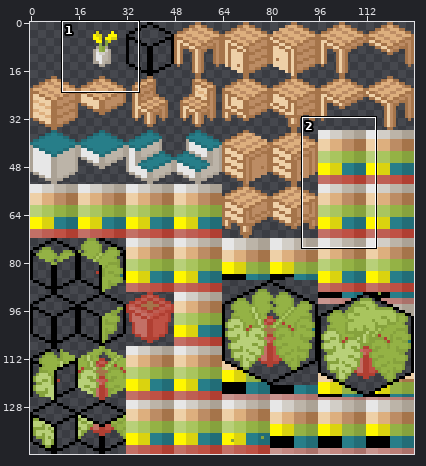
Two versions of one sprite sheet, assets/spritesheet.png. Above, an overview of the earlier version with the close-up marked.
Close-up. Earlier state:
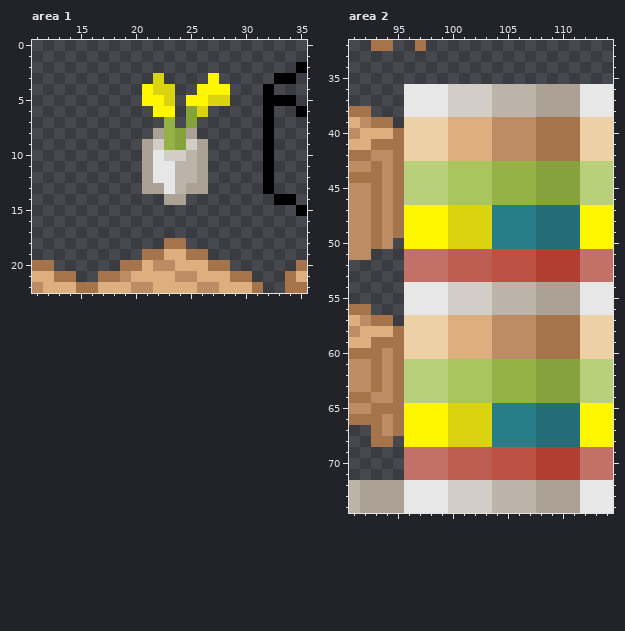
The file is 128x144 pixels. Shown: area 1: x 11..35, y 0..22; area 2: x 91..114, y 32..74. The commit also changed other parts of the picture, which this record leaves out.
The same view after the edit:
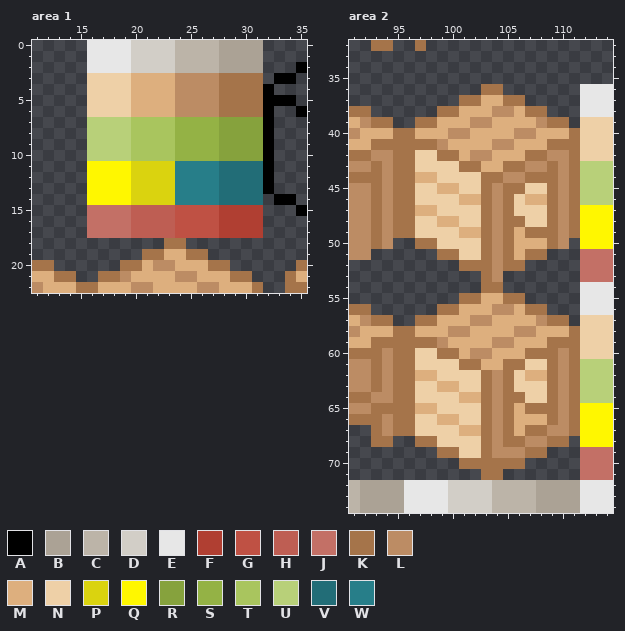
Palette (. is transparent): A #000000  B #aba295  C #bcb4a8  D #d2cec7  E #e7e7e7  F #b03f32  G #bf5144  H #be5e53  J #c37066  K #a5744a  L #bc8c64  M #ddaf7e  N #eed0a7  P #dad30f  Q #fff700  R #86a23d  S #94b245  T #a9c55e  U #b8d079  V #226d77  W #277e89
Difference:
Changed rows in their new state; - is an unchanged pixel.
Area 1:
first column x 16:
 0 EEEEDDDDCCCCBBBB
 1 EEEEDDDDCCCCBBBB
 2 EEEEDDDDCCCCBBBB
 3 NNNNMMMMLLLLKKKK
 4 NNNNMMMMLLLLKKKK
 5 NNNNMMMMLLLLKKKK
 6 NNNNMMMMLLLLKKKK
 7 UUUUTTTTSSSSRRRR
 8 UUUUTTTTSSSSRRRR
 9 UUUUTTTTSSSSRRRR
10 UUUUTTTTSSSSRRRR
11 QQQQPPPPWWWWVVVV
12 QQQQPPPPWWWWVVVV
13 QQQQPPPPWWWWVVVV
14 QQQQPPPPWWWWVVVV
15 JJJJHHHHGGGGFFFF
16 JJJJHHHHGGGGFFFF
17 JJJJHHHHGGGGFFFF
Area 2:
first column x 96:
36 .......KK.......
37 .....KKMMKK.....
38 ...KKMMMLLMKK...
39 .KKM--LLMMMML--.
40 KMMMLL--MM--MMM-
41 KKKL------MMM---
42 K--KK-LLMMMK-LL-
43 KNNNNKKMMKKLLKLK
44 KMMNNNNKKLLKKKLK
45 KNNMMNNKLKKNNKLK
46 KNNNNMMKLKNMMKLK
47 KMMNNNNKLKNNNKLK
48 KNNMMNNKLKKNNKLK
49 KNNNNMMKLKMKKKLK
50 .KKNNNNKLKMMMKL.
51 ...KKNNKLKMKK...
52 .....KKKLKK.....
53 .......KL.......
54 .......KK.......
55 .....KKMMKK.....
56 ...KKMMMLLMKK...
57 .KKM--LLMMMML--.
58 KMMMLL--MM--MMM-
59 KKKL------MMM---
60 K--KK-LLMMMK--L-
61 KNNNNKKMMKKNNKLK
62 KMMNNNNKLKNMMKLK
63 KNNMMNNKLKNNNKLK
64 KNNNNMMKLKKNNKLK
65 KMMNNNNKLKMKKKLK
66 KNNMMNNKLKMMMKLK
67 KNNNNMMKLKMKKLLK
68 .KKNNNNKLKKLLKK.
69 ...KKNNKLLLKK...
70 .....KKKKKK.....
71 .......KK.......
Where, in picture pixels (left, top, right, bottom), the same in both close-ups:
changed: (87, 40, 263, 238)
changed: (404, 84, 580, 480)
